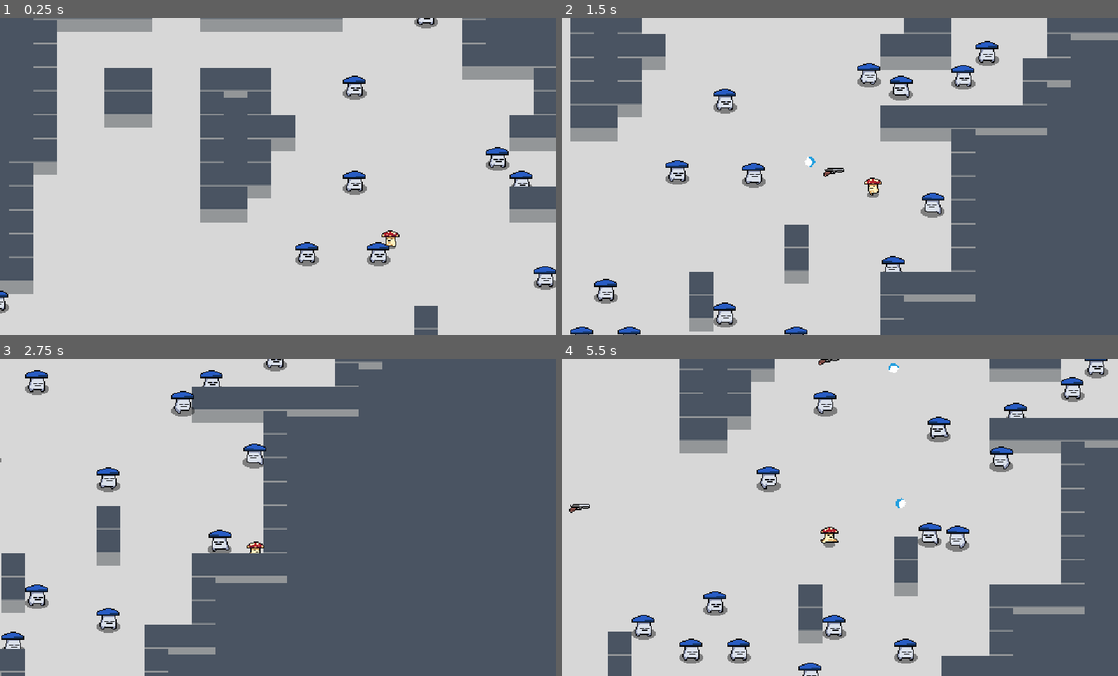
Above: before the commit, frames 1-4 (two rows, left to right).
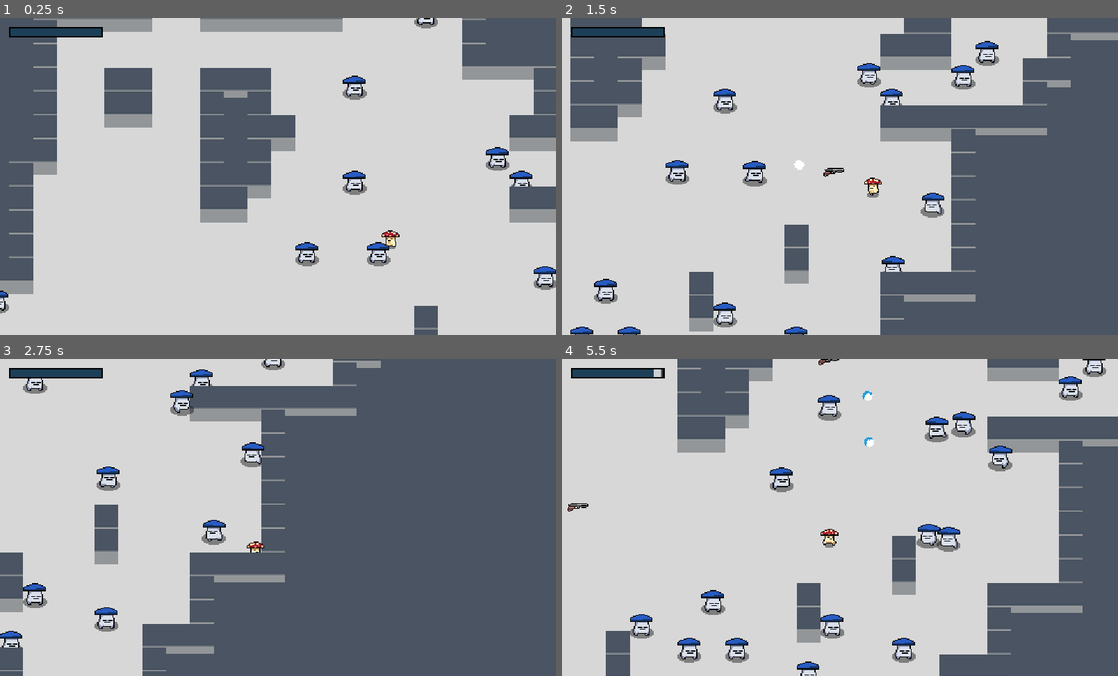
Above: after the commit, the same moments.

Repository: Hairic95/nuclear-throne-godot-clone
Game: Godot game, scene res://src/scenes/TestScene.tscn
Two runs of this game, one before a commit and one after it. Both use one fixed random seed, a clock stepped at 60 frames per second and the inputs below.
Inputs (mouse positions are in pixels of both pictures, inside the frame that each line leads up to):
- Up to frame 1 (0.25 s): no input
- Up to frame 2 (1.5 s): move the mouse to (962, 160) at 0.52 s; hold D 0.53-1.28 s; tap E (interact) at 0.6 s; move the mouse to (728, 192) at 1.27 s; hold S from 1.28 s (still down); right-click (728, 192) at 1.35 s
- Up to frame 3 (2.75 s): tap E (interact) at 1.55, 2.3 s; move the mouse to (333, 447) at 2.02 s; release S at 2.03 s; press the mouse at (333, 447) at 2.03 s; hold D from 2.03 s (still down)
- Up to frame 4 (5.5 s): move the mouse to (812, 580) at 2.77 s; release D at 2.78 s; release the mouse at (812, 580) at 2.78 s; hold W 2.78-3.53 s; tap E (interact) at 2.85, 3.8, 4.35, 5.3 s; move the mouse to (1006, 565) at 3.52 s; hold A 3.53-5.03 s; tap Mouse wheel up (next_weapon) at 3.6 s; move the mouse to (673, 469) at 4.27 s; move the mouse to (867, 517) at 5.02 s; hold S from 5.03 s (still down); right-click (867, 517) at 5.1 s

The runs differ from the first frame. In frame 1, 0.6% of the frame differs, in the area x 1-19%, y 2-7%; in frame 2, 1.1%; in frame 3, 4.2%; in frame 4, 6.6%, in the area x 1-100%, y 0-100%.

Commit message:
added healthbar, added weapon equppied
TODO: weapon equipped need to switch when picking up a new weapon

Diff:
--- a/assets/animation_tree/character_basic_tree.tres
+++ b/assets/animation_tree/character_basic_tree.tres
@@ -45,4 +45,4 @@
 nodes/tr_alive/position = Vector2( 980, 220 )
 nodes/tr_movement/node = SubResource( 7 )
 nodes/tr_movement/position = Vector2( 420, 180 )
-node_connections = [ "output", 0, "tr_alive", "tr_alive", 0, "os_hurt", "tr_alive", 1, "an_dead", "os_hurt", 0, "tr_movement", "os_hurt", 1, "an_hurt", "tr_movement", 0, "an_idle", "tr_movement", 1, "an_run" ]
+node_connections = [ "output", 0, "tr_alive", "os_hurt", 0, "tr_movement", "os_hurt", 1, "an_hurt", "tr_movement", 0, "an_idle", "tr_movement", 1, "an_run", "tr_alive", 0, "os_hurt", "tr_alive", 1, "an_dead" ]
--- /dev/null
+++ b/assets/textures/shaders/black_image_white_outline.tres
@@ -0,0 +1,54 @@
+[gd_resource type="ShaderMaterial" load_steps=2 format=2]
+
+[sub_resource type="Shader" id=1]
+code = "shader_type canvas_item;
+uniform float outline_width = 2.0;
+uniform vec4 outline_color: hint_color;
+
+void fragment(){
+    vec4 col = texture(TEXTURE, UV);
+    vec2 ps = TEXTURE_PIXEL_SIZE * outline_width;
+    float a;
+    float maxa = col.a;
+    float mina = col.a;
+
+    for(float x = -1.0; x <= 1.0; x+=0.05) {
+        float y = 1.0 - (x*x);
+        if(vec2(x,y) == vec2(0.0)) {
+            continue; // ignore the center of kernel
+        }
+
+        a = texture(TEXTURE, UV + vec2(x,y)*ps).a;
+        maxa = max(a, maxa);
+        mina = min(a, mina);
+    }
+
+    for(float x = -1.0; x <= 1.0; x+=0.05) {
+        float y = -1.0 + (x*x);
+        if(vec2(x,y) == vec2(0.0)) {
+            continue; // ignore the center of kernel
+        }
+
+        a = texture(TEXTURE, UV + vec2(x,y)*ps).a;
+        maxa = max(a, maxa);
+        mina = min(a, mina);
+    }
+
+
+    // Fill transparent pixels only, don't overlap texture
+    if(col.a < 0.5) {
+        COLOR = mix(col, outline_color, maxa-mina);
+    } else {
+		if (col.a == 1.0) {
+			COLOR = vec4(0.0, 0.0, 0.0, 1.0);
+		}
+		else {
+			COLOR = col;
+		}
+    }
+}"
+
+[resource]
+shader = SubResource( 1 )
+shader_param/outline_width = 1.0
+shader_param/outline_color = Color( 1, 1, 1, 1 )
--- a/src/autoloads/EventBus.gd
+++ b/src/autoloads/EventBus.gd
@@ -11,6 +11,11 @@
 
 signal emit_scent(new_scent)
 
+# Player UI
+
+signal got_weapon(weapon_sprite, slot)
+signal health_changed(max_health, current_health)
+
 # test
 
 signal test_throw_weapon(direction)
--- a/src/entities/player/Player.gd
+++ b/src/entities/player/Player.gd
@@ -15,7 +15,8 @@
 
 var max_weapon_slot = 2
 
-var health = 4
+var health = 8
+var max_health = 8
 
 var scent_trail = []
 
@@ -23,6 +24,8 @@
 
 func _ready():
 	$AnimTree.active = true
+
+	EventBus.emit_signal("health_changed", max_health, health)
 
 func _process(delta):
 
@@ -74,6 +77,8 @@
 	if $Weapons.get_child_count() >= max_weapon_slot:
 		drop_current_weapon()
 	$Weapons.add_child(new_weapon)
+
+	EventBus.emit_signal("got_weapon", new_weapon.texture, $Weapons.get_child_count() - 1)
 	set_current_weapon(new_weapon)
 
 func next_weapon():
@@ -113,6 +118,7 @@
 
 func take_damage(damage):
 	health = max(0, health - damage)
+	EventBus.emit_signal("health_changed", max_health, health)
 	if health <= 0:
 		$AnimTree.set("parameters/tr_alive/current", 1)
 		is_alive = false
--- a/src/entities/player/Player.tscn
+++ b/src/entities/player/Player.tscn
@@ -6,8 +6,8 @@
 [ext_resource path="res://src/entities/player/CameraHandler.gd" type="Script" id=4]
 [ext_resource path="res://assets/textures/entitites/shadow.png" type="Texture" id=5]
 
-[sub_resource type="RectangleShape2D" id=1]
-extents = Vector2( 8, 8 )
+[sub_resource type="CircleShape2D" id=1]
+radius = 6.15921
 
 [sub_resource type="Animation" id=2]
 resource_name = "dead"
@@ -122,16 +122,12 @@
 "values": [ 4, 5, 6, 7, 8, 9 ]
 }
 
-[sub_resource type="CircleShape2D" id=6]
-radius = 6.15921
-
 [node name="Player" type="KinematicBody2D" groups=[
 "player",
 ]]
 script = ExtResource( 1 )
 
-[node name="CollisionShape2D" type="CollisionShape2D" parent="."]
-position = Vector2( 0, -1 )
+[node name="CollisionShape2D2" type="CollisionShape2D" parent="."]
 shape = SubResource( 1 )
 
 [node name="shadow" type="Sprite" parent="."]
--- a/src/scenes/TestScene.gd
+++ b/src/scenes/TestScene.gd
@@ -16,6 +16,9 @@
 	EventBus.connect("drop_weapon", self, "create_drop_weapon_at")
 
 	EventBus.connect("emit_scent", self, "add_scent")
+
+	EventBus.connect("got_weapon", self, "display_weapon")
+	EventBus.connect("health_changed", self, "health_changed")
 
 	$LevelGeneration.create_level_with_explosion()
 
@@ -63,3 +66,13 @@
 
 func add_scent(new_scent):
 	$Scents.add_child(new_scent)
+
+func display_weapon(weapon_sprite, slot):
+	if slot == 0:
+		$UI/Screen/PlayerInfo/Weapons/Slot1.texture = weapon_sprite
+	elif slot == 1:
+		$UI/Screen/PlayerInfo/Weapons/Slot2.texture = weapon_sprite
+
+func health_changed(max_health, health):
+	$UI/Screen/PlayerInfo/HealthBar.max_value = max_health
+	$UI/Screen/PlayerInfo/HealthBar.value = health
--- a/src/scenes/TestScene.tscn
+++ b/src/scenes/TestScene.tscn
@@ -6,6 +6,9 @@
 [ext_resource path="res://src/scenes/LevelGeneration.gd" type="Script" id=4]
 [ext_resource path="res://src/entities/objects/dropWeapons/DropRifle.tscn" type="PackedScene" id=5]
 [ext_resource path="res://src/entities/objects/dropWeapons/DropShotgun.tscn" type="PackedScene" id=6]
+[ext_resource path="res://assets/textures/ui/lifebar_under.png" type="Texture" id=7]
+[ext_resource path="res://assets/textures/ui/lifebar_upper.png" type="Texture" id=8]
+[ext_resource path="res://assets/textures/shaders/black_image_white_outline.tres" type="Material" id=9]
 
 [node name="TestScene" type="Node2D"]
 script = ExtResource( 2 )
@@ -37,3 +40,45 @@
 
 [node name="LevelGeneration" type="Node" parent="."]
 script = ExtResource( 4 )
+
+[node name="UI" type="CanvasLayer" parent="."]
+
+[node name="Screen" type="Control" parent="UI"]
+anchor_right = 1.0
+anchor_bottom = 1.0
+__meta__ = {
+"_edit_use_anchors_": false
+}
+
+[node name="PlayerInfo" type="VBoxContainer" parent="UI/Screen"]
+margin_left = 8.0
+margin_top = 8.0
+margin_right = 104.0
+margin_bottom = 48.0
+__meta__ = {
+"_edit_use_anchors_": false
+}
+
+[node name="HealthBar" type="TextureProgress" parent="UI/Screen/PlayerInfo"]
+margin_right = 96.0
+margin_bottom = 12.0
+max_value = 8.0
+value = 8.0
+texture_under = ExtResource( 7 )
+texture_progress = ExtResource( 8 )
+
+[node name="Weapons" type="HBoxContainer" parent="UI/Screen/PlayerInfo"]
+margin_top = 16.0
+margin_right = 96.0
+margin_bottom = 16.0
+alignment = 1
+
+[node name="Slot1" type="TextureRect" parent="UI/Screen/PlayerInfo/Weapons"]
+material = ExtResource( 9 )
+margin_left = 46.0
+margin_right = 46.0
+
+[node name="Slot2" type="TextureRect" parent="UI/Screen/PlayerInfo/Weapons"]
+material = ExtResource( 9 )
+margin_left = 50.0
+margin_right = 50.0
Binary file added: assets/textures/ui/lifebar_under.png
Not shown, added: assets/textures/ui/lifebar_under.png.import
Binary file added: assets/textures/ui/lifebar_upper.png
Not shown, added: assets/textures/ui/lifebar_upper.png.import
Not shown: 3 places in src/entities/player/Player.tscn that only renumber resources
Not shown: 1 places in src/scenes/TestScene.tscn that only renumber resources
Not shown, added: assets/textures/ui/lifebar_under.png~
Not shown, added: assets/textures/ui/lifebar_upper.png~
